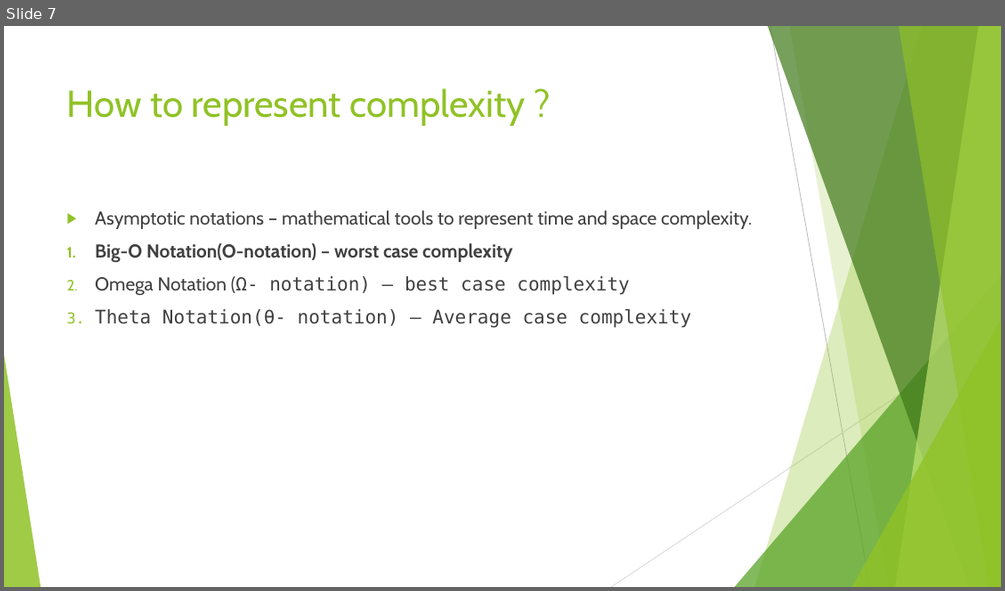
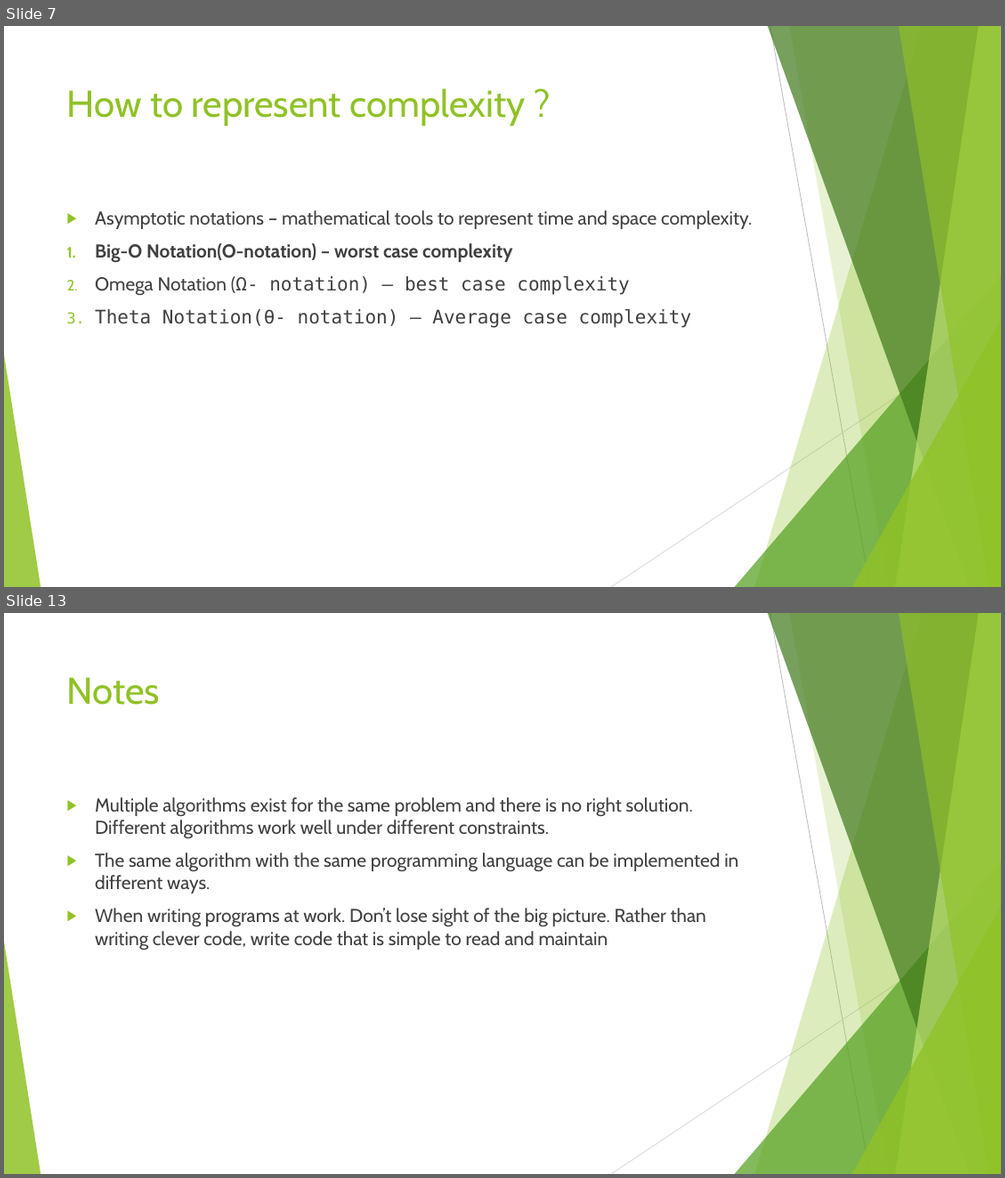
Before and after one commit to divyaparyani67/DSA, a slide deck: DSA- Learning.pptx. Shown one above the other, each under a label of ours: slide 7 before the commit, slides 7 and 13 after it; the slides between them are not shown. The pictures are 1005x591 and 1005x1178 pixels, drawn with LibreOffice and Linux fonts; fonts in the diff are those of the drawing. Boxes give left, top, right and bottom in pixels: in the first picture for what was removed or moved away, otherwise in the second. Text is boxed around its words. In the diff, an @@ line names an element or a change of style, - is before the commit and + after.

```diff
--- a/DSA- Learning.pptx
+++ b/DSA- Learning.pptx
@@ slide 13 added at bbox=[4, 613, 1001, 1174], background #FFFFFF; not listed: 10 template elements that a slide beside it also shows @@
@@ title added at bbox=[67, 677, 161, 705], 36 pt, text #90C226 @@
+Notes
@@ text added at bbox=[95, 797, 738, 949], 18 pt, text #404040 @@
+▶ Multiple algorithms exist for the same problem and there is no right solution. Different algorithms work well under different constraints.
+▶ The same algorithm with the same programming language can be implemented in different ways.
+▶ When writing programs at work. Don’t lose sight of the big picture. Rather than writing clever code, write code that is simple to read and maintain
```
Also in this commit, not shown: 10 other slides added, 1 other file.
